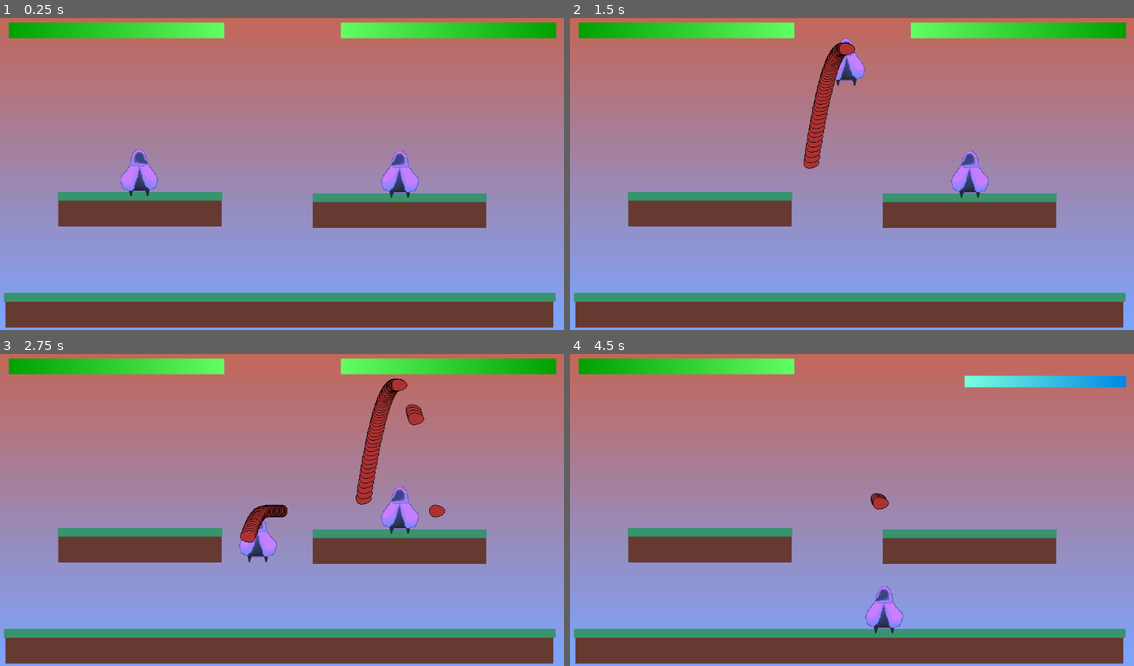
Above: before the commit, frames 1-4 (two rows, left to right).
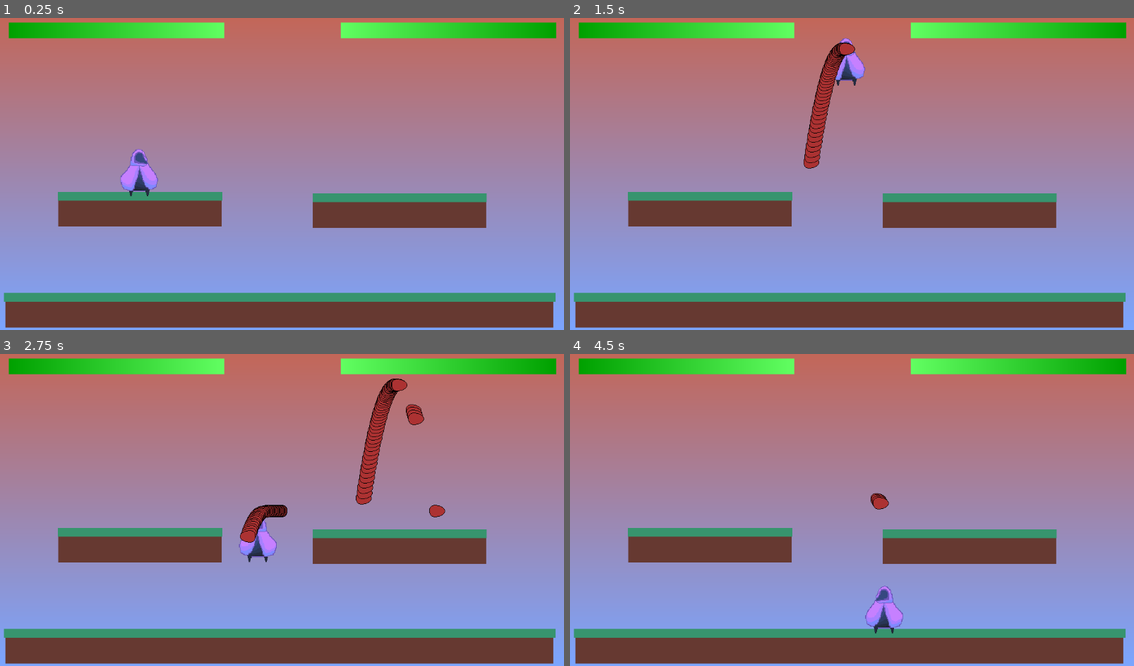
Above: after the commit, the same moments.

Repository: williammartinek22/PlatformFighter
Game: Godot game, scene res://main_scene.tscn
Two runs of this game, one before a commit and one after it. Both use one fixed random seed, a clock stepped at 60 frames per second and the inputs below. This scene is started directly instead of the project's main scene.
Inputs:
- Up to frame 1 (0.25 s): no input
- Up to frame 2 (1.5 s): tap Enter (ui_accept) at 0.5, 0.77 s; hold C (C) 0.53-1.28 s; hold Right (ui_right) from 0.53 s (still down); tap S (S) at 0.8, 1.35 s
- Up to frame 3 (2.75 s): tap Enter (ui_accept) at 1.52 s; tap C (C) at 1.55 s; release Right (ui_right) at 2.03 s; hold Left (ui_left) from 2.03 s (still down); hold C (C) from 2.03 s (still down); tap S (S) at 2.3 s
- Up to frame 4 (4.5 s): release Left (ui_left) at 2.78 s; release C (C) at 2.78 s; hold Right (ui_right) 2.78-4.28 s; tap R (R) at 2.85 s; tap Enter (ui_accept) at 3.02, 3.77 s; tap C (C) at 3.05 s; tap S (S) at 3.6 s; hold Left (ui_left) from 4.28 s (still down); tap X (X) at 4.35 s

The runs differ from the first frame. In frame 1, 0.6% of the frame differs, in the area x 67-75%, y 42-58%; in frame 2, 0.6%; in frame 3, 0.6%; in frame 4, 3.1%, in the area x 60-99%, y 1-11%.

Commit message:
Fixed an error causing preventing player input for player 2

Diff:
--- a/Multiplayer/multiplayer_manager.gd
+++ b/Multiplayer/multiplayer_manager.gd
@@ -9,7 +9,8 @@
 var characterTwo
 var selectorOne
 var selectorTwo
-var player_2_id
+var peer_id_one
+var peer_id_two
 
 var _players_spawn_node
 var _players_spawn_node_2
@@ -50,23 +51,24 @@
 func _control_selector(id: int):
 	if id == 1:
 		selectorOne.player_id = id
+		peer_id_one = id
 	else:
-		player_2_id = id
+		peer_id_two = id
 		selectorTwo.player_id = id
 
 func _add_player_to_game(id: int):
 	if !multiplayer.is_server():
 		return
-	print("Added player %s to the game" % id)
-
 	var player_to_add
 	if characterOne and id == 1:
 		player_to_add = characterOne.instantiate()
+		player_to_add.player_id = peer_id_one
 	elif characterTwo and id != 1:
 		player_to_add = characterTwo.instantiate()
+		player_to_add.player_id = peer_id_two
 	else:
 		player_to_add = multiplayer_scene.instantiate()
-	player_to_add.player_id = id
+	#player_to_add.player_id = id
 	player_to_add.name = str(id)
 
 	_players_spawn_node_2 = get_tree().get_current_scene().get_node("Players")
@@ -82,6 +84,7 @@
 		player_to_add.superBar = _multiplayer_synchronizer.get_child(3).get_child(0)
 		player_to_add.position = _multiplayer_synchronizer.get_child(4).get_child(1).position
 		player_to_add.transform.x.x = -1
+	print("Added player %s to the game" % id)
 
 func _del_player(id: int):
 	print("Player %s left the game" % id)
--- a/egg_guy_character.tscn
+++ b/egg_guy_character.tscn
@@ -34,6 +34,18 @@
 properties/7/path = NodePath(".:transform")
 properties/7/spawn = true
 properties/7/replication_mode = 1
+properties/8/path = NodePath("Chacken:visible")
+properties/8/spawn = true
+properties/8/replication_mode = 1
+properties/9/path = NodePath("EggGuySpriteSheet:visible")
+properties/9/spawn = true
+properties/9/replication_mode = 1
+properties/10/path = NodePath("SuperSheet:visible")
+properties/10/spawn = true
+properties/10/replication_mode = 1
+properties/11/path = NodePath("SuperSheet:frame")
+properties/11/spawn = true
+properties/11/replication_mode = 1
 
 [sub_resource type="SceneReplicationConfig" id="SceneReplicationConfig_23eb2"]
 properties/0/path = NodePath("InputSynchronizer:input_direction")
--- a/main_scene.gd
+++ b/main_scene.gd
@@ -4,6 +4,9 @@
 # Called when the node enters the scene tree for the first time.
 func _ready():
 	%AudioStreamPlayer.play()
+	_add_players()
+
+func _add_players():
 	MultiplayerManager._add_player_to_game(1)
 	MultiplayerManager._add_player_to_game(multiplayer.peer_connected.get_object_id())
 
--- a/main_scene.tscn
+++ b/main_scene.tscn
@@ -34,6 +34,9 @@
 properties/3/path = NodePath("MultiplayerSynchronizer/Super2/ProgressBar:value")
 properties/3/spawn = true
 properties/3/replication_mode = 1
+properties/4/path = NodePath("MultiplayerSpawner:spawn_path")
+properties/4/spawn = true
+properties/4/replication_mode = 1
 
 [sub_resource type="Gradient" id="Gradient_lrbuq"]
 colors = PackedColorArray(0, 0.631373, 0, 1, 0.384314, 1, 0.384314, 1)
